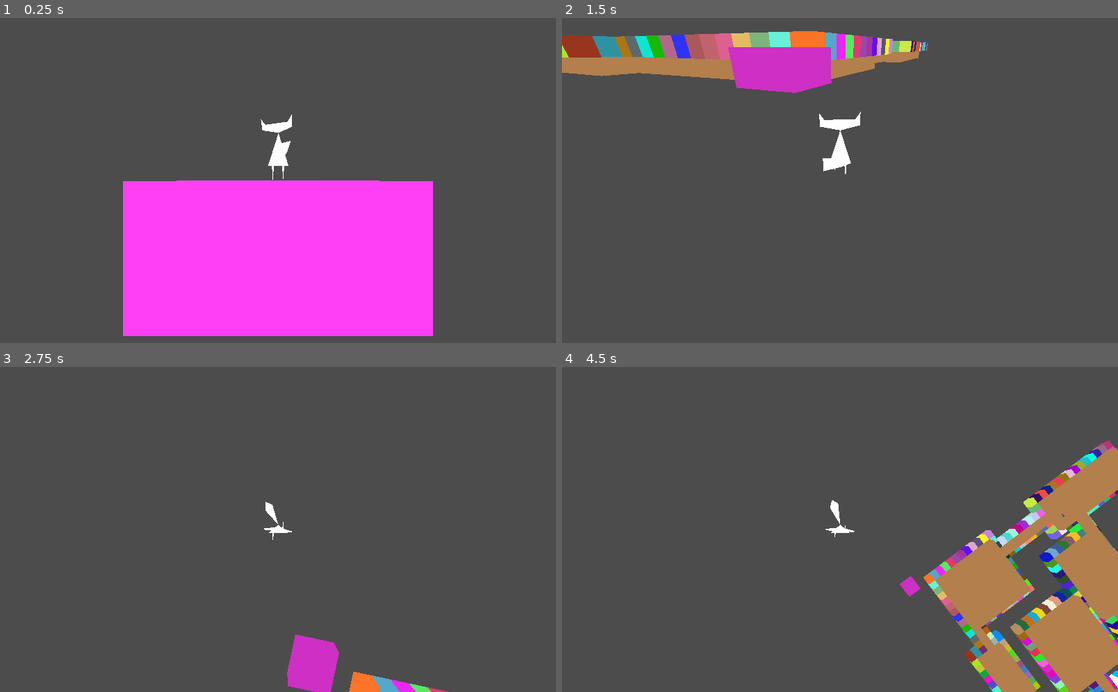
Above: before the commit, frames 1-4 (two rows, left to right).
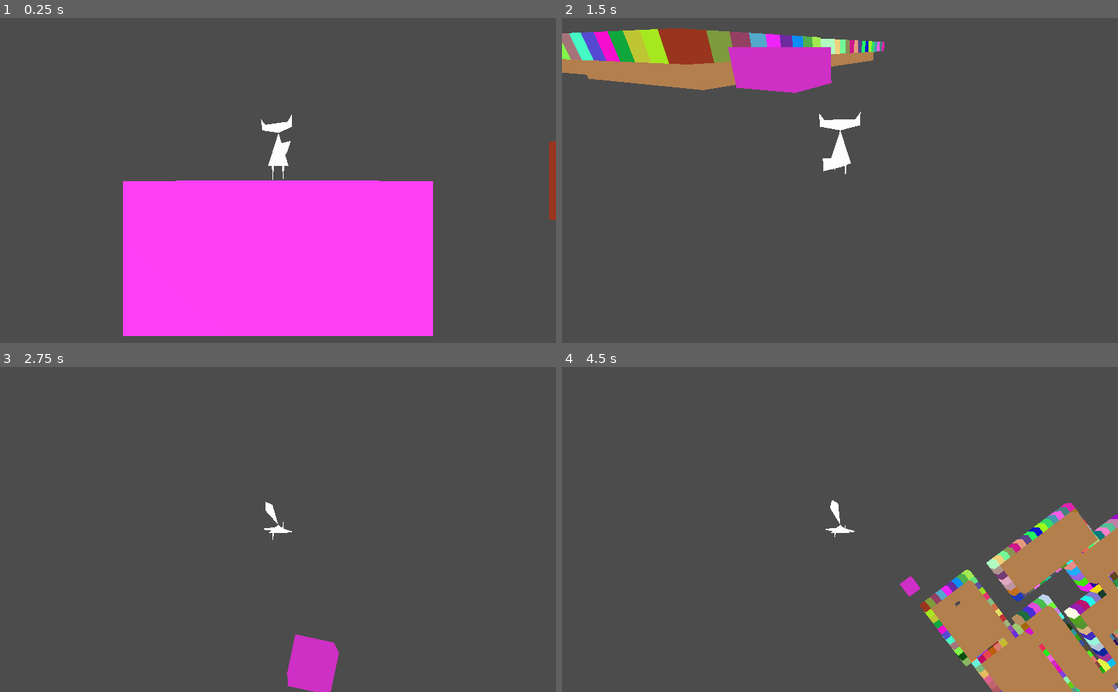
Above: after the commit, the same moments.

Repository: kepler471/moonshot
Game: Godot game, scene res://World.tscn
Two runs of this game, one before a commit and one after it. Both use one fixed random seed, a clock stepped at 60 frames per second and the inputs below.
Inputs (mouse positions are in pixels of both pictures, inside the frame that each line leads up to):
- Up to frame 1 (0.25 s): no input
- Up to frame 2 (1.5 s): move the mouse to (962, 164) at 0.52 s; hold D (move_right) 0.53-1.28 s; tap Space (jump) at 0.77 s; move the mouse to (728, 196) at 1.27 s; hold S (move_backwards) from 1.28 s (still down)
- Up to frame 3 (2.75 s): tap Space (jump) at 1.52 s; move the mouse to (333, 458) at 2.02 s; release S (move_backwards) at 2.03 s; hold D (move_right) from 2.03 s (still down)
- Up to frame 4 (4.5 s): move the mouse to (812, 594) at 2.77 s; release D (move_right) at 2.78 s; hold W (move_forwards) 2.78-3.53 s; tap Space (jump) at 3.02, 3.77 s; move the mouse to (1006, 578) at 3.52 s; hold A (move_left) from 3.53 s (still down); move the mouse to (673, 480) at 4.27 s

The runs differ from the first frame. In frame 1, 0.3% of the frame differs, in the area x 98-100%, y 37-63%; in frame 2, 5.9%; in frame 3, 0.6%; in frame 4, 12%, in the area x 64-100%, y 22-100%.

Commit message:
use _initm, update proj name

Diff:
--- a/Moonshot/RandomDungeon.gd
+++ b/Moonshot/RandomDungeon.gd
@@ -19,6 +19,8 @@
 var connected = []
 var light = 0
 
+func _init():
+	rng.randomize()
 
 func generate(world : Node):
 
@@ -262,7 +264,6 @@
 
 
 func get_random_int(low, high):
-	self.rng.randomize()
 	return self.rng.randi_range(low, high - 1)
 
 
--- a/Moonshot/World.tscn
+++ b/Moonshot/World.tscn
@@ -1,17 +1,36 @@
-[gd_scene load_steps=7 format=2]
+[gd_scene load_steps=8 format=2]
 
 [ext_resource path="res://Player.tscn" type="PackedScene" id=1]
 [ext_resource path="res://World.gd" type="Script" id=2]
 
 [sub_resource type="CubeMesh" id=1]
 
+[sub_resource type="GDScript" id=2]
+
+[sub_resource type="SpatialMaterial" id=3]
+albedo_color = Color( 0.807843, 0.180392, 0.768627, 1 )
+script = SubResource( 2 )
+
 [sub_resource type="GDScript" id=4]
+script/source = "extends MeshInstance
 
-[sub_resource type="SpatialMaterial" id=2]
-albedo_color = Color( 0.807843, 0.180392, 0.768627, 1 )
-script = SubResource( 4 )
 
-[sub_resource type="ConcavePolygonShape" id=3]
+# Declare member variables here. Examples:
+# var a = 2
+# var b = \"text\"
+
+
+# Called when the node enters the scene tree for the first time.
+func _ready():
+	pass # Replace with function body.
+
+
+# Called every frame. 'delta' is the elapsed time since the previous frame.
+#func _process(delta):
+#	pass
+"
+
+[sub_resource type="ConcavePolygonShape" id=5]
 data = PoolVector3Array( -1, 1, 1, 1, 1, 1, -1, -1, 1, 1, 1, 1, 1, -1, 1, -1, -1, 1, 1, 1, -1, -1, 1, -1, 1, -1, -1, -1 …(284 unchanged characters)…
 
 [node name="World" type="Spatial"]
@@ -25,9 +44,10 @@
 [node name="MeshInstance" type="MeshInstance" parent="."]
 transform = Transform( 2, 0, 0, 0, 1, 0, 0, 0, 2, 0, -1, 0 )
 mesh = SubResource( 1 )
-material/0 = SubResource( 2 )
+material/0 = SubResource( 3 )
+script = SubResource( 4 )
 
 [node name="StaticBody" type="StaticBody" parent="MeshInstance"]
 
 [node name="CollisionShape" type="CollisionShape" parent="MeshInstance/StaticBody"]
-shape = SubResource( 3 )
+shape = SubResource( 5 )
--- a/Moonshot/project.godot
+++ b/Moonshot/project.godot
@@ -26,7 +26,7 @@
 
 [application]
 
-config/name="Godot 3D platform testing"
+config/name="Moonshot"
 run/main_scene="res://World.tscn"
 config/icon="res://icon.png"
 
